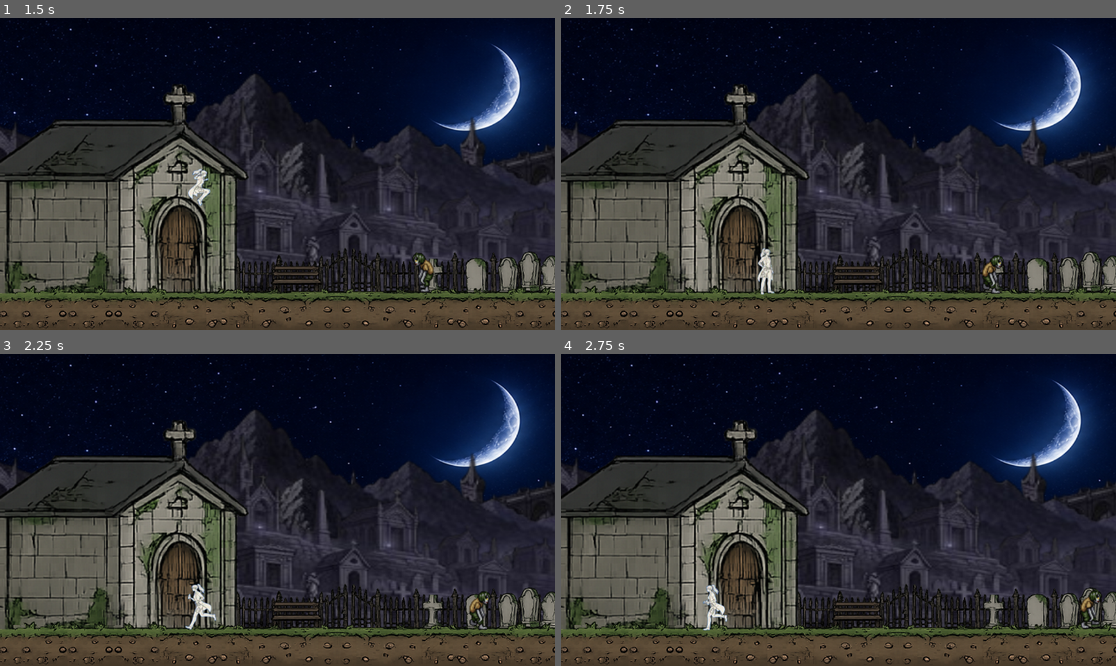
Above: before the commit, frames 1-4 (two rows, left to right).
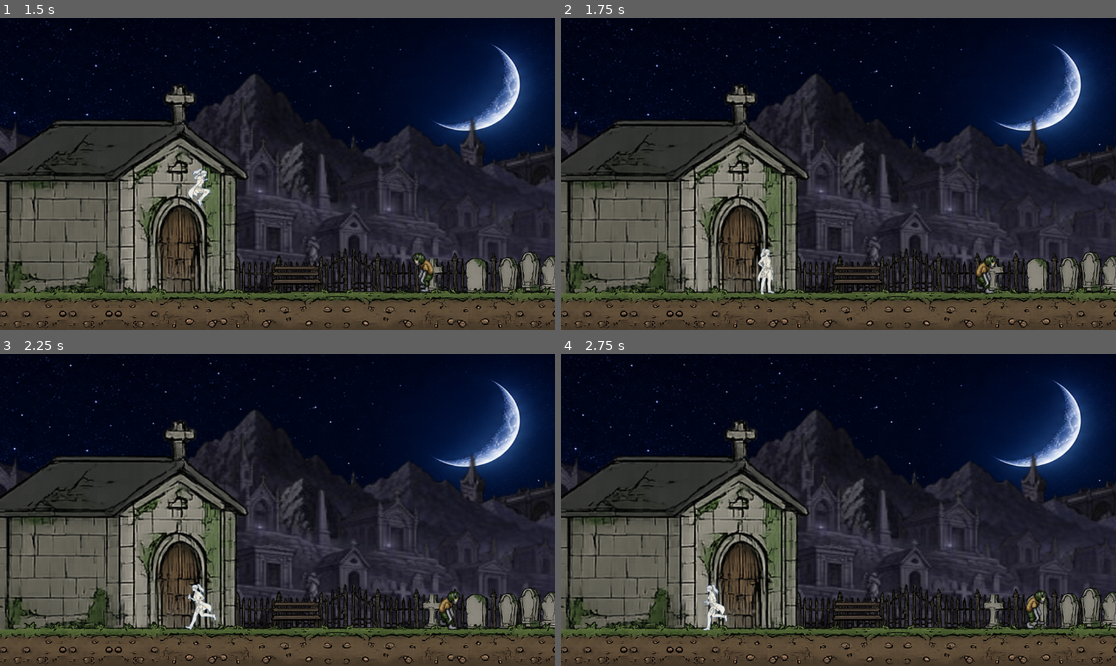
Above: after the commit, the same moments.

Repository: rocket180406/project-z
Game: Godot game, scene res://environment/environment.tscn
Same seed, same stepped clock (60 frames per second), same inputs: the game is played once before the commit and once after it.
Inputs:
- Up to frame 1 (1.5 s): tap D (mover_der) at 0.6, 1.35 s; tap Space (saltar) at 0.77 s
- Up to frame 2 (1.75 s): tap Space (saltar) at 1.52 s
- Up to frame 3 (2.25 s): hold A (mover_izq) from 2.03 s (still down); tap D (mover_der) at 2.1 s
- Up to frame 4 (2.75 s): keep holding A (mover_izq)

Frame 1 is identical in both runs. In frame 2, 0.4% of the frame differs, in the area x 74-80%, y 75-89%; in frame 3, 0.5%; in frame 4, 0.5%, in the area x 83-98%, y 75-89%.

Commit message:
velocidad ajustada

Diff:
--- a/daxis/enemy/zombi/zombi.gd
+++ b/daxis/enemy/zombi/zombi.gd
@@ -3,7 +3,7 @@
 @onready var anim = $zombi_anim
 @export var gravity_scale = 2
 
-var speed = 100
+var speed = 50
 var direction = 1
 var state = "appear"
 
